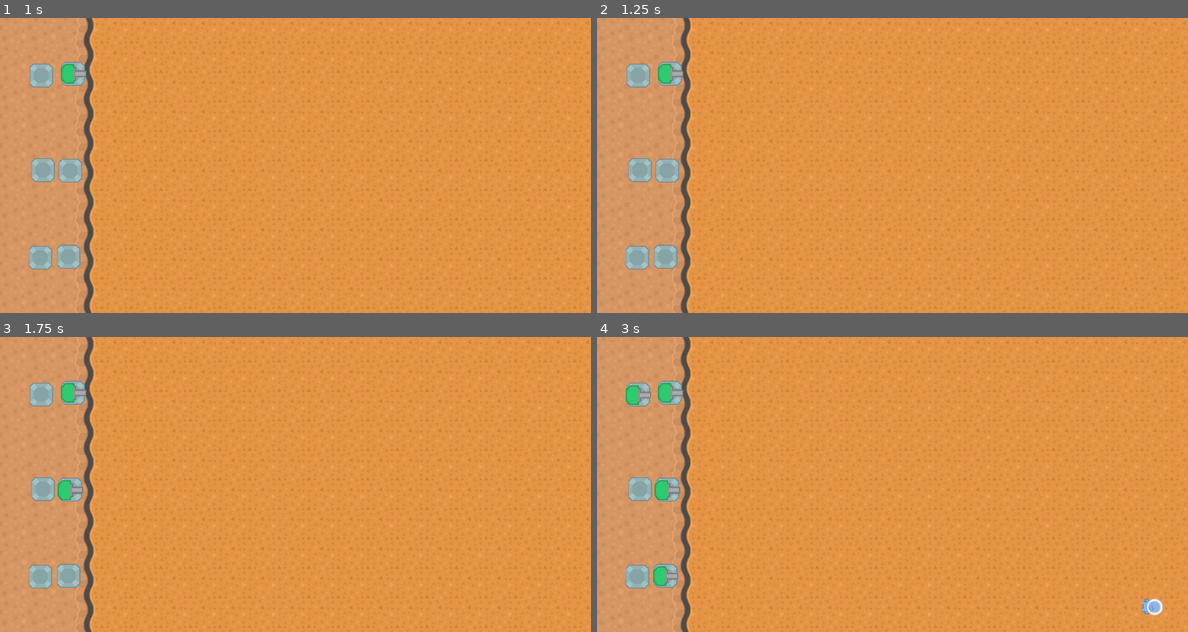
Above: before the commit, frames 1-4 (two rows, left to right).
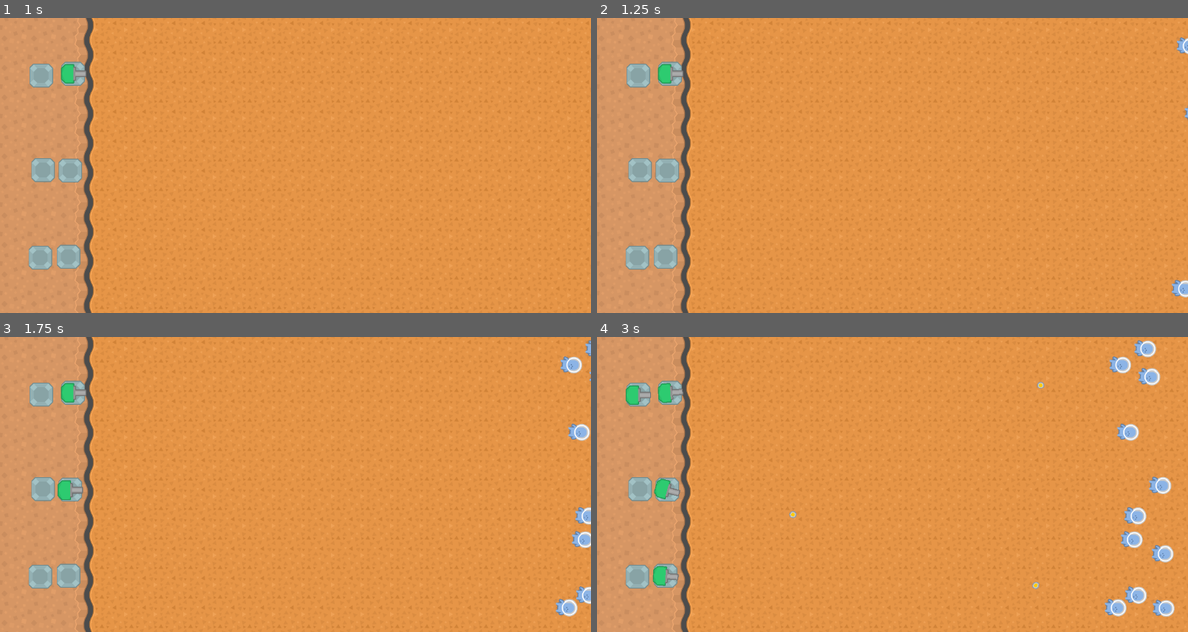
Above: after the commit, the same moments.

Repository: Mynijo/GateDefense
Game: Godot game, scene res://terrain/Map01.tscn
Same seed, same stepped clock (60 frames per second), same inputs: the game is played once before the commit and once after it.
Inputs (mouse positions are in pixels of both pictures, inside the frame that each line leads up to):
- Up to frame 1 (1 s): tap Enter at 0.5 s; move the mouse to (70, 74) at 0.52 s; click (70, 74) at 0.67 s
- Up to frame 2 (1.25 s): no input
- Up to frame 3 (1.75 s): move the mouse to (70, 490) at 1.27 s; click (70, 490) at 1.42 s
- Up to frame 4 (3 s): move the mouse to (667, 575) at 2.02 s; click (667, 575) at 2.17 s; move the mouse to (638, 396) at 2.77 s; click (638, 396) at 2.92 s

Frame 1 is identical in both runs. In frame 2, 0.2% of the frame differs, in the area x 97-100%, y 6-95%; in frame 3, 1.0%; in frame 4, 2.3%, in the area x 9-98%, y 1-95%.

Commit message:
Added "simple" Arc

Diff:
--- /dev/null
+++ b/Bullet/BulletArc.gd
@@ -0,0 +1,63 @@
+extends "res://Bullet/Bullet.gd"
+
+export (int) var max_chains = 5
+export (int) var detect_radius = 100
+
+var chain_counter = 0
+var target = []
+var enemys_hitted = []
+
+func start(_position, _direction):
+	position = _position
+	rotation = _direction.angle()
+	$Lifetime.wait_time = lifetime
+	velocity = _direction * speed
+	$Lifetime.start()
+
+	var circle = CircleShape2D.new()
+	$DetectRadius/CollisionShape2D.shape = circle
+	$DetectRadius/CollisionShape2D.shape.radius = detect_radius
+
+func _on_Bullet_body_entered(body):
+	if enemys_hitted.has(body):
+		return
+	enemys_hitted.append(body)
+	if body.has_method('take_damage'):
+	    body.take_damage(damage)
+	if chain_counter < max_chains:
+		chain()
+	else:
+		explode()
+
+func chain():
+	chain_counter += 1
+
+	var closestTaget = null
+	var newOne = true
+
+	for x in target:
+		newOne = true
+		for y in enemys_hitted:
+			if x == y:
+				newOne = false
+				pass
+		if newOne:
+			if closestTaget == null:
+				closestTaget = x
+			else:
+				if (x.global_position - position).length() < (closestTaget.global_position - position).length():
+					closestTaget = x
+
+	if closestTaget:
+		var dir = (closestTaget.global_position - global_position).normalized()
+		rotation = dir.angle()
+		velocity = dir * speed
+	else:
+		explode()
+
+func _on_DetectRadius_body_entered(body):
+	target.append(body)
+
+
+func _on_DetectRadius_body_exited(body):
+	target.erase(body)
--- /dev/null
+++ b/Bullet/BulletArc.tscn
@@ -0,0 +1,53 @@
+[gd_scene load_steps=5 format=2]
+
+[ext_resource path="res://Bullet/Bullet.tscn" type="PackedScene" id=1]
+[ext_resource path="res://Bullet/BulletArc.gd" type="Script" id=2]
+[ext_resource path="res://media/towerDefense_tilesheet.png" type="Texture" id=3]
+
+[sub_resource type="CircleShape2D" id=1]
+
+custom_solver_bias = 0.0
+radius = 10.0
+
+[node name="BulletArc" index="0" instance=ExtResource( 1 )]
+
+script = ExtResource( 2 )
+speed = 1500
+damage = 75
+lifetime = 5.0
+max_chains = 100
+detect_radius = 500
+
+[node name="Sprite" parent="." index="0"]
+
+texture = ExtResource( 3 )
+region_enabled = true
+
+[node name="CollisionShape2D" parent="." index="2"]
+
+position = Vector2( 1.1086, -0.334629 )
+scale = Vector2( 0.914723, 0.901807 )
+shape = SubResource( 1 )
+
+[node name="DetectRadius" type="Area2D" parent="." index="3"]
+
+position = Vector2( 3.01554, 0 )
+input_pickable = true
+gravity_vec = Vector2( 0, 1 )
+gravity = 98.0
+linear_damp = 0.1
+angular_damp = 1.0
+collision_layer = 4
+collision_mask = 4
+audio_bus_override = false
+audio_bus_name = "Master"
+_sections_unfolded = [ "Collision" ]
+
+[node name="CollisionShape2D" type="CollisionShape2D" parent="DetectRadius" index="0"]
+
+position = Vector2( -2.26553, 0 )
+scale = Vector2( 1.22655, 1 )
+
+[connection signal="body_entered" from="DetectRadius" to="." method="_on_DetectRadius_body_entered"]
+
+[connection signal="body_exited" from="DetectRadius" to="." method="_on_DetectRadius_body_exited"]
--- a/Tower/Tower.gd
+++ b/Tower/Tower.gd
@@ -33,7 +33,7 @@
 		var current_dir = Vector2(1, 0).rotated($Body.global_rotation)
 		$Body.global_rotation = current_dir.linear_interpolate(target_dir, turret_speed * delta).angle()
 
-		if target_dir.dot(current_dir) > 0.95:
+		if target_dir.dot(current_dir) > 0.99:
 			shoot()
 
 
--- a/Tower/TowerPhy.tscn
+++ b/Tower/TowerPhy.tscn
@@ -2,14 +2,14 @@
 
 [ext_resource path="res://Tower/Tower.tscn" type="PackedScene" id=1]
 [ext_resource path="res://Tower/TowerPhy.gd" type="Script" id=2]
-[ext_resource path="res://Bullet/BulletSchrotPatrone.tscn" type="PackedScene" id=3]
+[ext_resource path="res://Bullet/BulletArc.tscn" type="PackedScene" id=3]
 [ext_resource path="res://media/towerDefense_tilesheet.png" type="Texture" id=4]
 
-[node name="TowerPhy" index="0" instance=ExtResource( 1 )]
+[node name="TowerPhy" instance=ExtResource( 1 )]
 
 script = ExtResource( 2 )
 Bullet = ExtResource( 3 )
-gun_cooldown = 0.2
+gun_cooldown = 4.0
 turret_speed = 20.0
 detect_radius = 1000
 
--- a/terrain/Map01.tscn
+++ b/terrain/Map01.tscn
@@ -38,6 +38,7 @@
 [node name="EnemySpawner" parent="." index="1" instance=ExtResource( 3 )]
 
 position = Vector2( 1312.91, 329.272 )
+wave = 100
 
 [node name="Gate" parent="." index="2" instance=ExtResource( 4 )]
 
